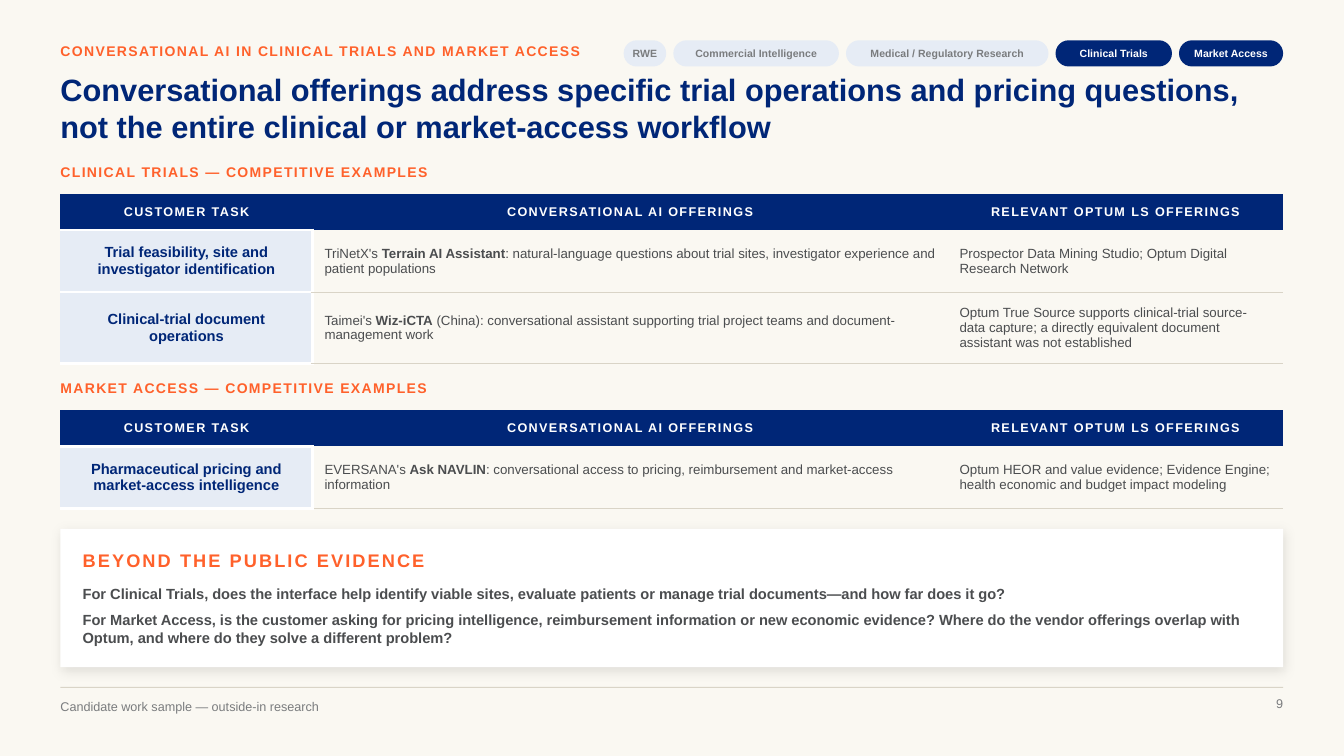
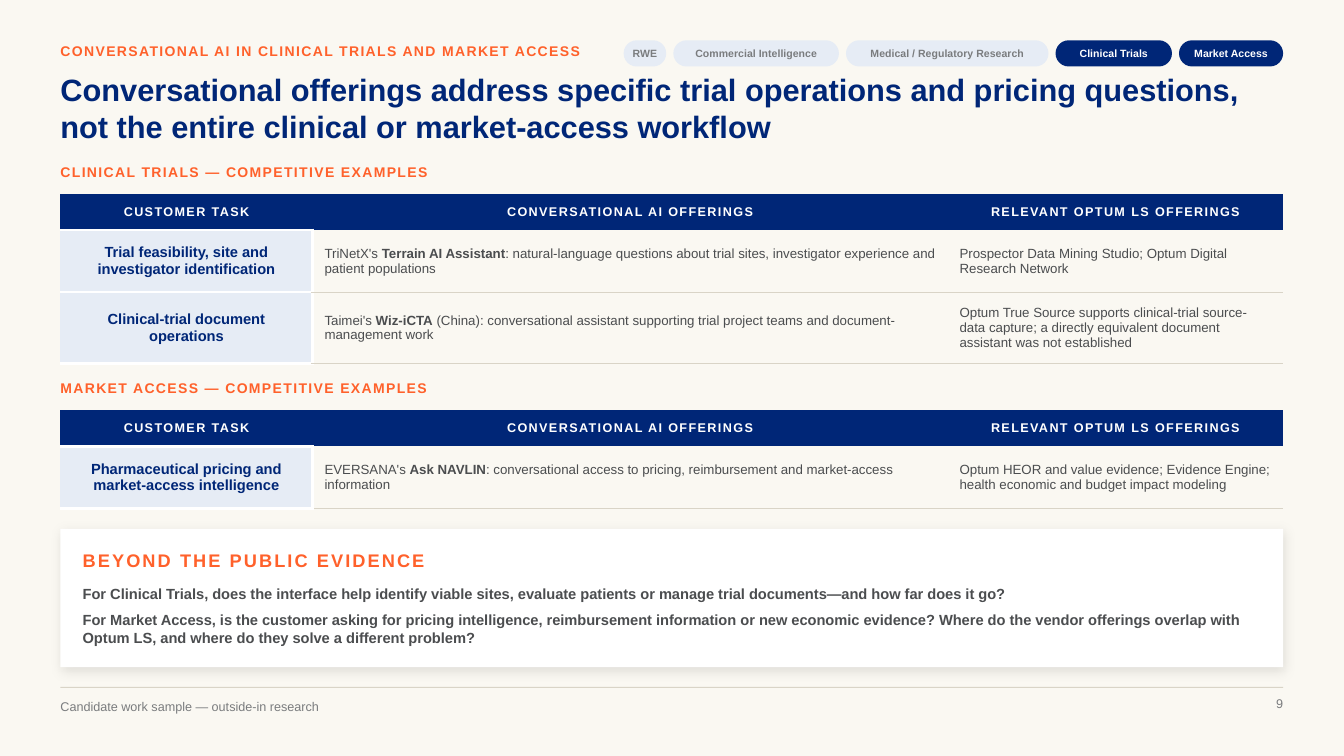
Before and after one commit to marinojt/test, a slide deck: slide 9 of deck/Optum-LS-Conversational-AI.pptx. Drawn at 1344x756 pixels with LibreOffice and Linux fonts; fonts in the diff are those of the drawing. Boxes give left, top, right and bottom in pixels: in the first picture for what was removed or moved away, otherwise in the second. Text is boxed around its words. In the diff, an @@ line names an element or a change of style, - is before the commit and + after.

```diff
--- a/deck/Optum-LS-Conversational-AI.pptx
+++ b/deck/Optum-LS-Conversational-AI.pptx
@@ text at (83,614,1240,646): text changed @@
-For Market Access, is the customer asking for pricing intelligence, reimbursement information or new economic evidence? Where do the vendor offerings overlap with Optum, and where do they solve a different problem?
+For Market Access, is the customer asking for pricing intelligence, reimbursement information or new economic evidence? Where do the vendor offerings overlap with Optum LS, and where do they solve a different problem?
```
Also in this commit, not shown: 9 other slides changed, 12 other files.
